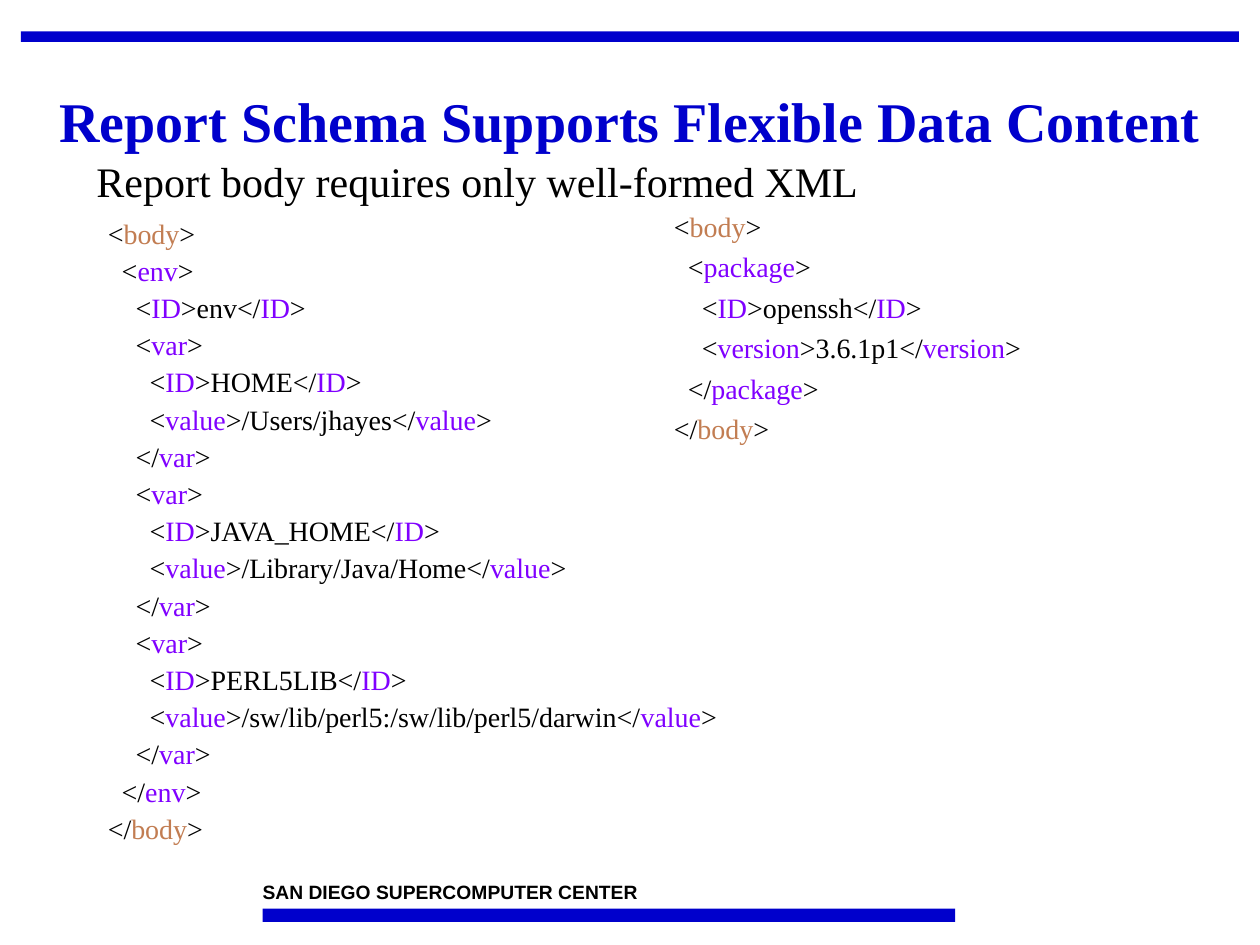
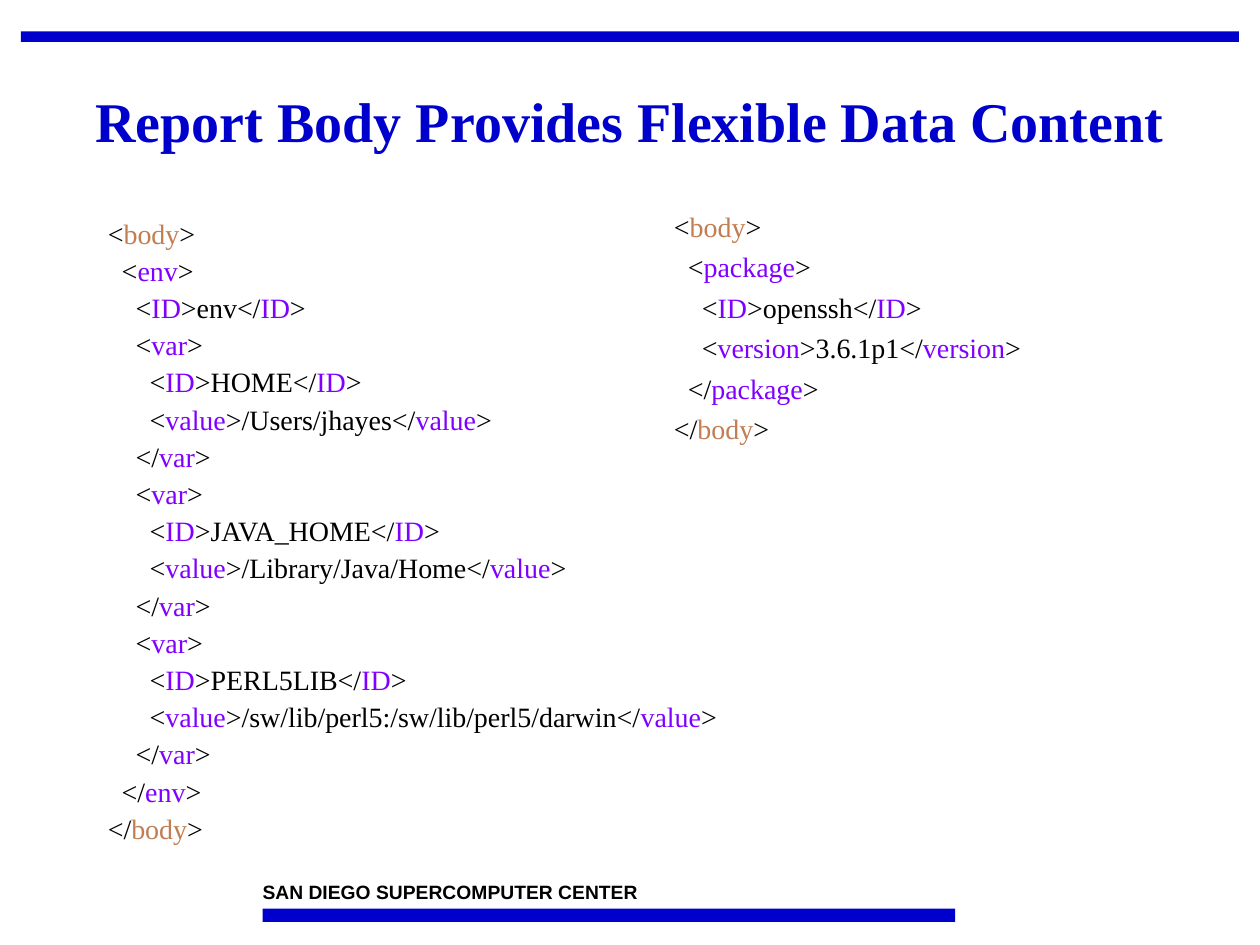
Before and after one commit to IncaProject/inca-xsede, a slide deck: slide 3 of talks/2008workshop/depot.ppt. Drawn at 1260x945 pixels with LibreOffice and Linux fonts; fonts in the diff are those of the drawing; background and template pictures are left out. Boxes give left, top, right and bottom in pixels: in the first picture for what was removed or moved away, otherwise in the second. Text is boxed around its words. In the diff, an @@ line names an element or a change of style, - is before the commit and + after.

```diff
--- a/talks/2008workshop/depot.ppt
+++ b/talks/2008workshop/depot.ppt
@@ title at [96, 103, 1163, 152]: text changed @@
-Report Schema Supports Flexible Data Content
+Report Body Provides Flexible Data Content
@@ text removed at [96, 167, 858, 206] @@
-Report body requires only well-formed XML
```
Also in this commit, not shown: 6 other slides changed, 4 slides added, 1 slide removed.
